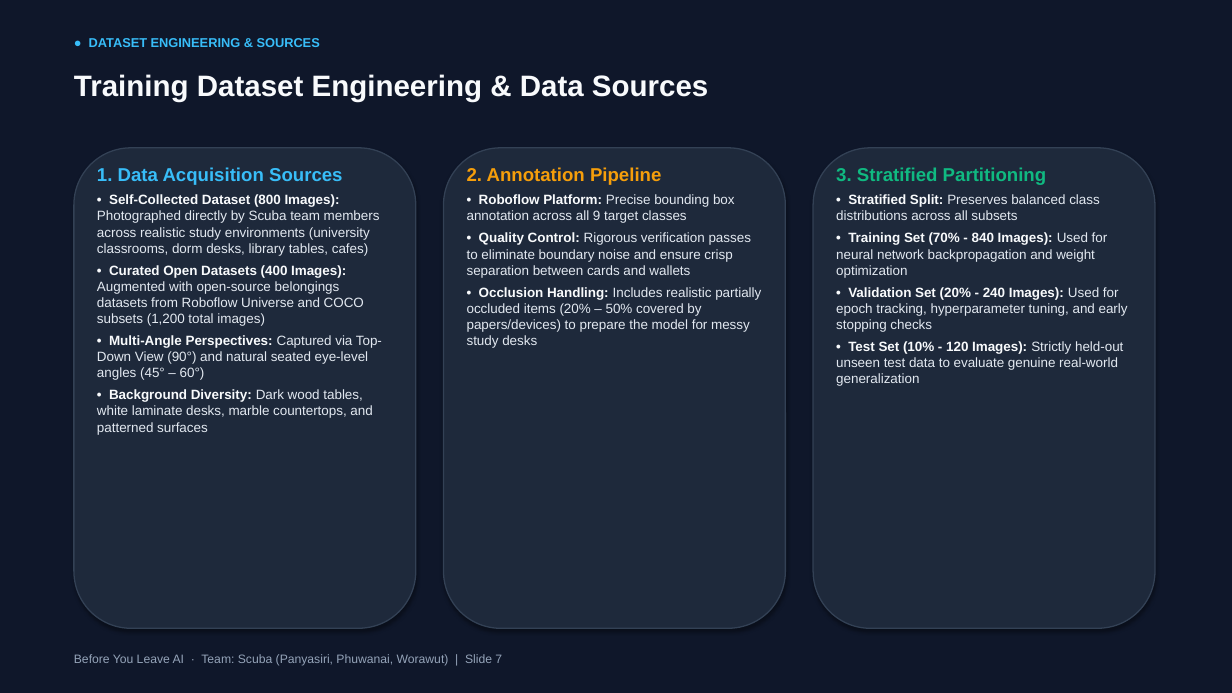
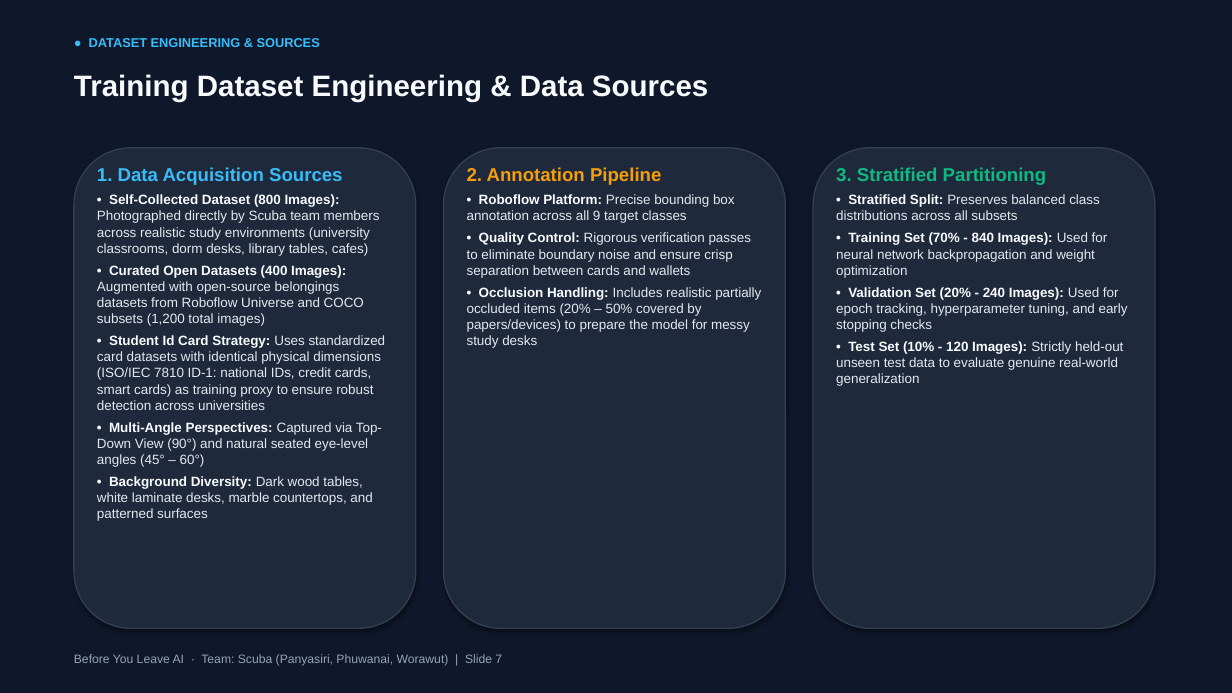
Before and after one commit to reidrizzle/before-you-leave-ai, a slide deck: slide 7 of Before_You_Leave_Presentation_EN.pptx. Drawn at 1232x693 pixels with LibreOffice and Linux fonts; fonts in the diff are those of the drawing. Boxes give left, top, right and bottom in pixels: in the first picture for what was removed or moved away, otherwise in the second. Text is boxed around its words. In the diff, an @@ line names an element or a change of style, - is before the commit and + after.

Commit message:
Update Student Id Card naming, card training dataset docs, and enhance Charger and Student Id Card detection

```diff
--- a/Before_You_Leave_Presentation_EN.pptx
+++ b/Before_You_Leave_Presentation_EN.pptx
@@ text at (97,335,386,410): paragraph added @@
+• Student Id Card Strategy: Uses standardized card datasets with identical physical dimensions (ISO/IEC 7810 ID-1: national IDs, credit cards, smart cards) as training proxy to ensure robust detection across universities
```
Also in this commit, not shown: 2 other slides changed, 6 other files.
